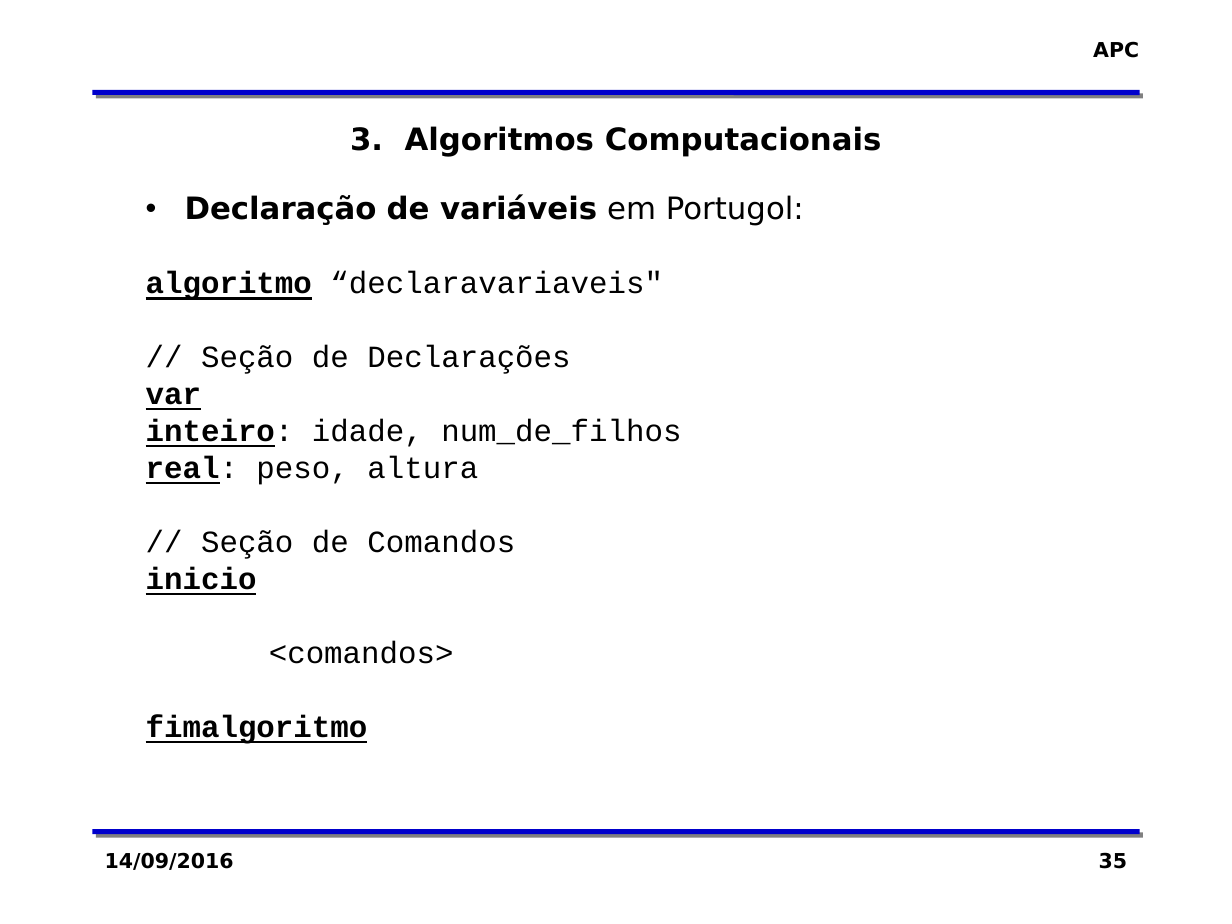
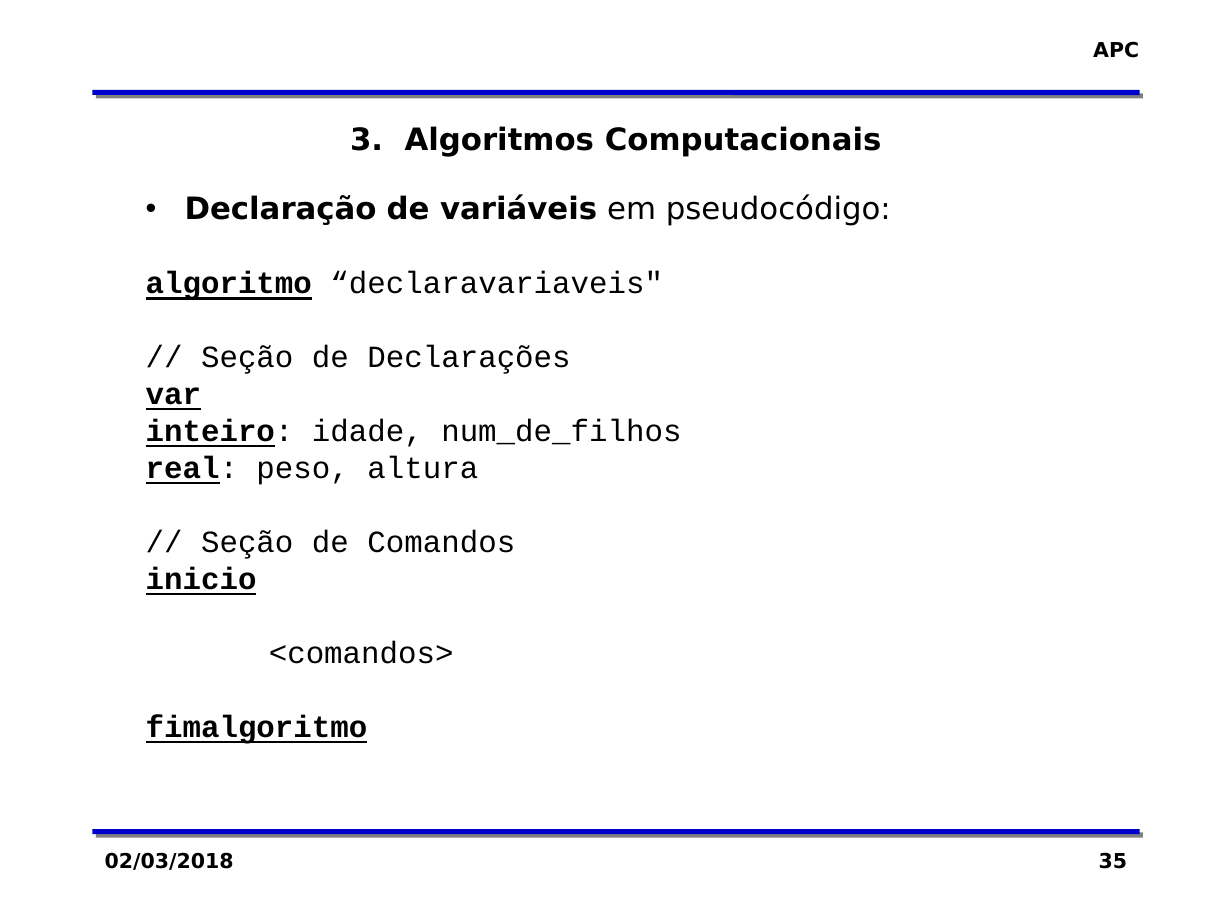
Before and after one commit to zaghetto/Algoritmos, a slide deck: slide 35 of MÓDULOS DE AULA/Módulo 03 - O Conceito de Algoritmo.pptx. Drawn at 1232x924 pixels with LibreOffice and Linux fonts; fonts in the diff are those of the drawing; background and template pictures are left out. Boxes give left, top, right and bottom in pixels: in the first picture for what was removed or moved away, otherwise in the second. Text is boxed around its words. In the diff, an @@ line names an element or a change of style, - is before the commit and + after.

```diff
--- a/MÓDULOS DE AULA/Módulo 03 - O Conceito de Algoritmo.pptx
+++ b/MÓDULOS DE AULA/Módulo 03 - O Conceito de Algoritmo.pptx
@@ text at [185, 194, 891, 226]: text changed @@
-• Declaração de variáveis em Portugol:
+• Declaração de variáveis em pseudocódigo:
@@ text at [105, 852, 234, 870]: text changed @@
-14/09/2016
+02/03/2018
```
Also in this commit, not shown: 53 other slides changed, 1 slide added, 1 slide removed.
